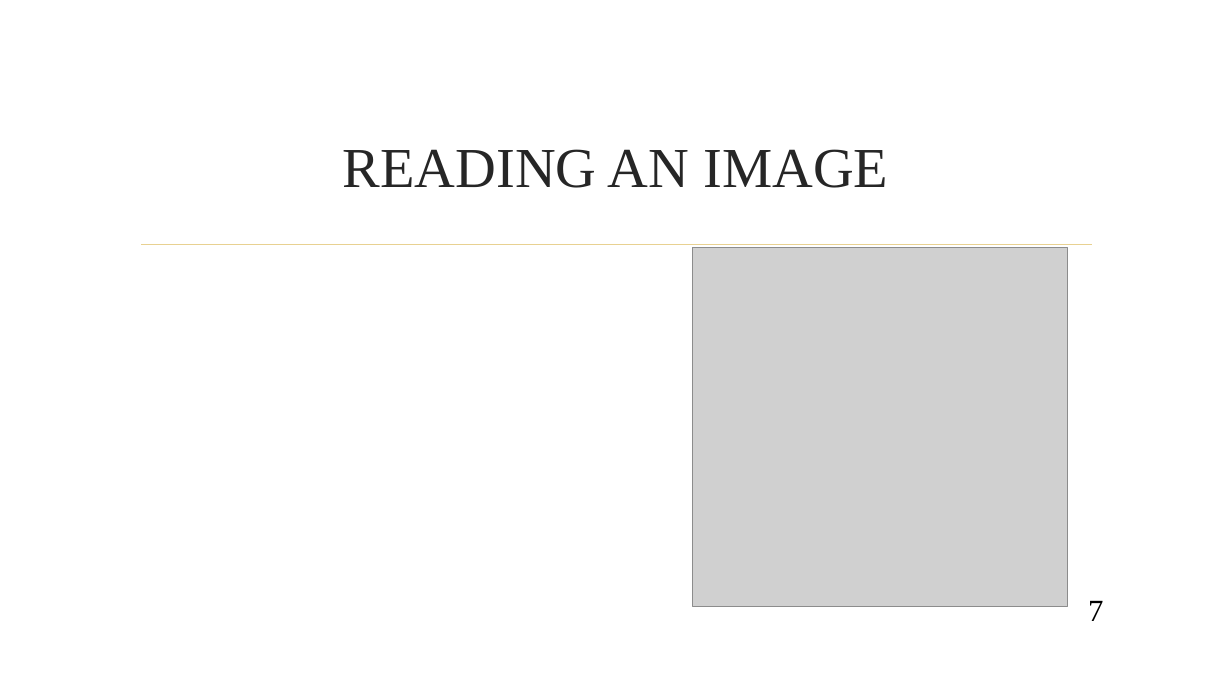
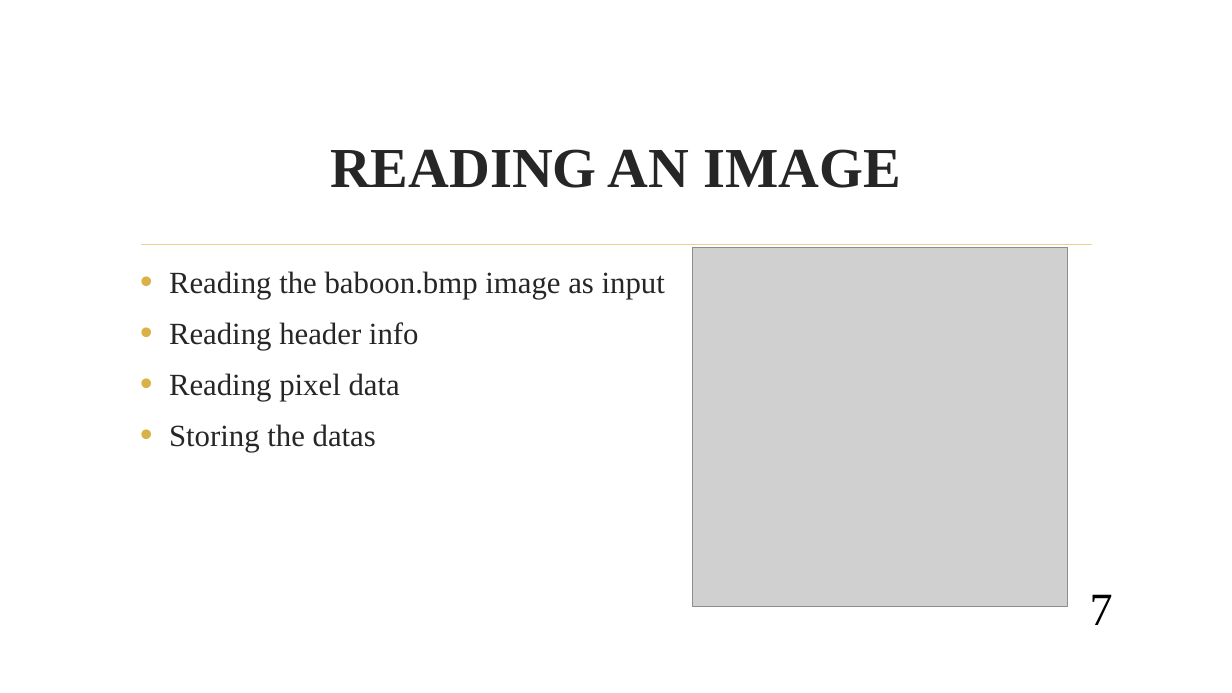
Before and after one commit to jsureka/ImageX, a slide deck: slide 7 of SOFTWARE PROJECT LAB -1.pptx. Drawn at 1232x693 pixels with LibreOffice and Linux fonts; fonts in the diff are those of the drawing; grey boxes stand for pictures; background and template pictures are left out. Boxes give left, top, right and bottom in pixels: in the first picture for what was removed or moved away, otherwise in the second. Text is boxed around its words. In the diff, an @@ line names an element or a change of style, - is before the commit and + after.

```diff
--- a/SOFTWARE PROJECT LAB -1.pptx
+++ b/SOFTWARE PROJECT LAB -1.pptx
@@ title "READING AN IMAGE" at (330,149,900,188): bold on @@
@@ text added at (169,271,665,452), 24 pt, text #262626 @@
+• Reading the baboon.bmp image as input
+• Reading header info
+• Reading pixel data
+• Storing the datas
@@ page number at (1090,594,1113,625): size 24 to 36 pt @@
```
Also in this commit, not shown: 10 other slides changed, 3 slides added, 6 other files.
